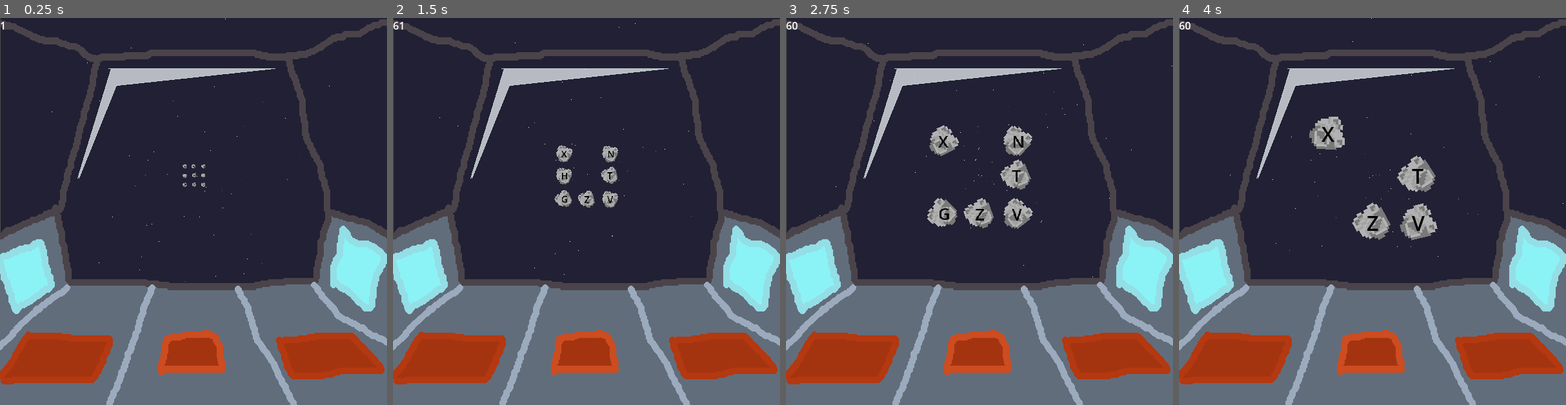
Above: before the commit, frames 1-4 (left to right).
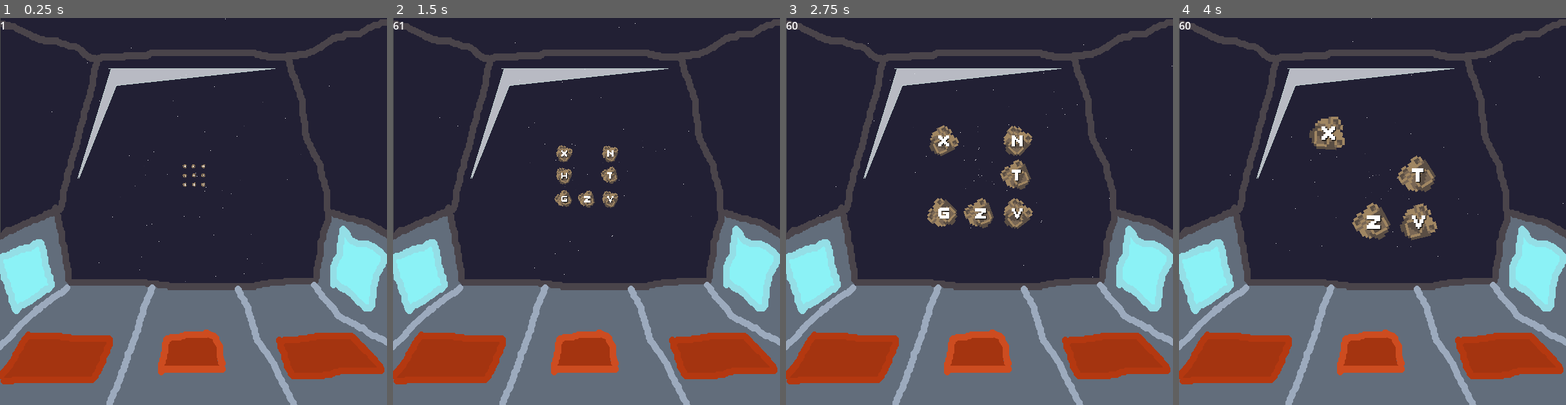
Above: after the commit, the same moments.

Repository: sugarvoid/alpha-space
Game: Godot game, scene res://game/game.tscn
The game is run twice, just before and just after one commit, with the same random seed, the same clock (stepped at 60 frames per second) and the same inputs.
Inputs (mouse positions are in pixels of both pictures, inside the frame that each line leads up to):
- Up to frame 1 (0.25 s): no input
- Up to frame 2 (1.5 s): tap Enter at 0.5 s; move the mouse to (574, 161) at 0.52 s; hold Keypad 8 (num_pad_eight) 0.53-1.28 s; click (574, 161) at 0.67 s; move the mouse to (605, 157) at 1.27 s; tap Keypad 5 (num_pad_five) at 1.35 s; click (605, 157) at 1.42 s
- Up to frame 3 (2.75 s): move the mouse to (952, 176) at 2.02 s; hold Keypad 4 (num_pad_four) from 2.03 s (still down); click (952, 176) at 2.17 s
- Up to frame 4 (4 s): move the mouse to (1407, 176) at 2.77 s; release Keypad 4 (num_pad_four) at 2.78 s; tap Keypad 9 (num_pad_nine) at 2.85 s; click (1407, 176) at 2.92 s; move the mouse to (1326, 223) at 3.52 s; hold Keypad 1 (num_pad_one) from 3.53 s (still down); click (1326, 223) at 3.67 s

The runs differ from the first frame. In frame 1, less than 0.1% of the frame differs, in the area x 47-53%, y 37-44%; in frame 2, 0.9%; in frame 3, 2.3%; in frame 4, 2.4%, in the area x 33-67%, y 25-58%.

Commit message:
Changed meteor color

Diff:
--- a/game/meteor/meteor.tscn
+++ b/game/meteor/meteor.tscn
@@ -1,7 +1,8 @@
-[gd_scene load_steps=4 format=3 uid="uid://dkeb6tw0exne0"]
+[gd_scene load_steps=5 format=3 uid="uid://dkeb6tw0exne0"]
 
 [ext_resource type="Script" path="res://game/meteor/meteor.gd" id="1_akqqa"]
 [ext_resource type="Texture2D" uid="uid://bstauo7ogwrkh" path="res://game/meteor/meteor.png" id="2_gy8v2"]
+[ext_resource type="FontFile" uid="uid://c5d8fl5dxbsla" path="res://game/font/ThaleahFat.ttf" id="3_g77bd"]
 
 [sub_resource type="RectangleShape2D" id="RectangleShape2D_5wrd5"]
 size = Vector2(45, 51)
@@ -19,8 +20,10 @@
 offset_top = -23.0
 offset_right = 18.0
 offset_bottom = 25.0
-theme_override_colors/font_color = Color(0, 0, 0, 1)
-theme_override_font_sizes/font_size = 32
+theme_override_colors/font_color = Color(1, 1, 1, 1)
+theme_override_colors/font_shadow_color = Color(0, 0, 0, 1)
+theme_override_fonts/font = ExtResource("3_g77bd")
+theme_override_font_sizes/font_size = 48
 text = "P"
 
 [node name="Area2D" type="Area2D" parent="."]
Binary file added: game/font/ThaleahFat.ttf
Not shown, added: game/font/ThaleahFat.ttf.import
Binary file changed: game/meteor/meteor.png
